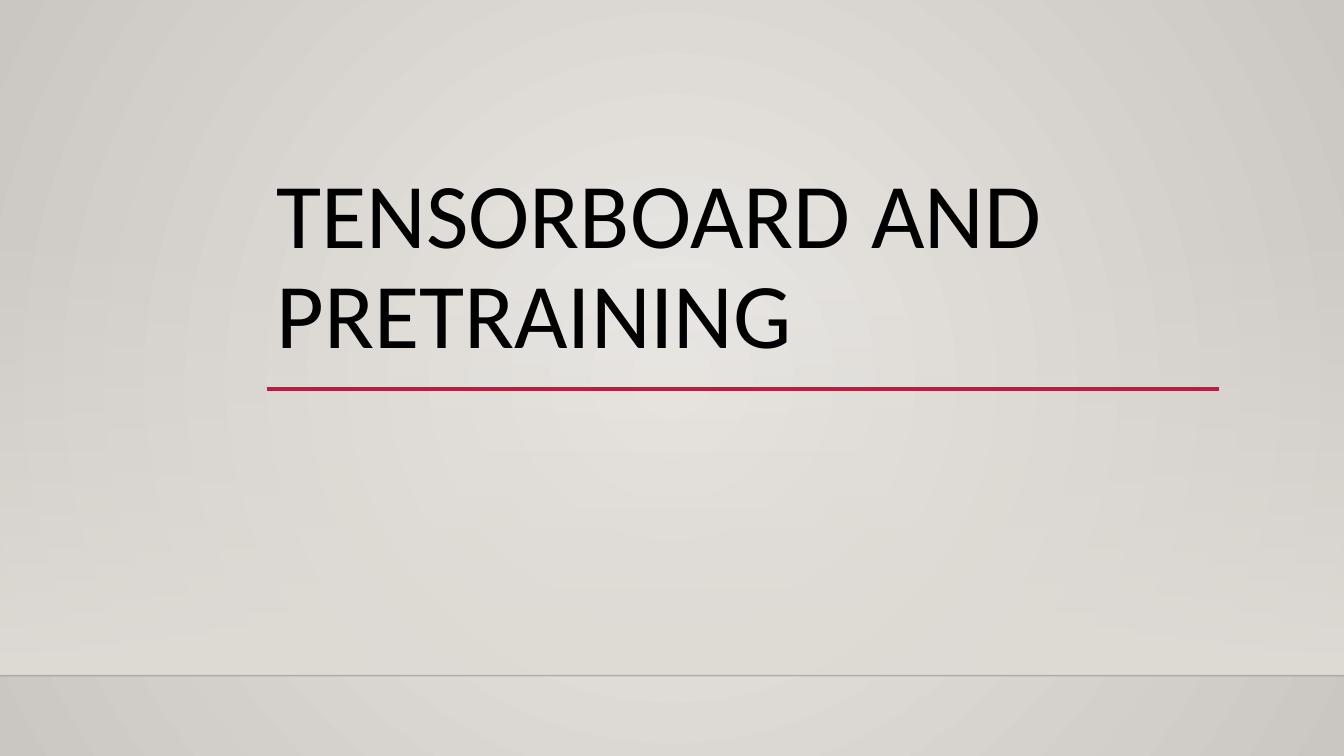
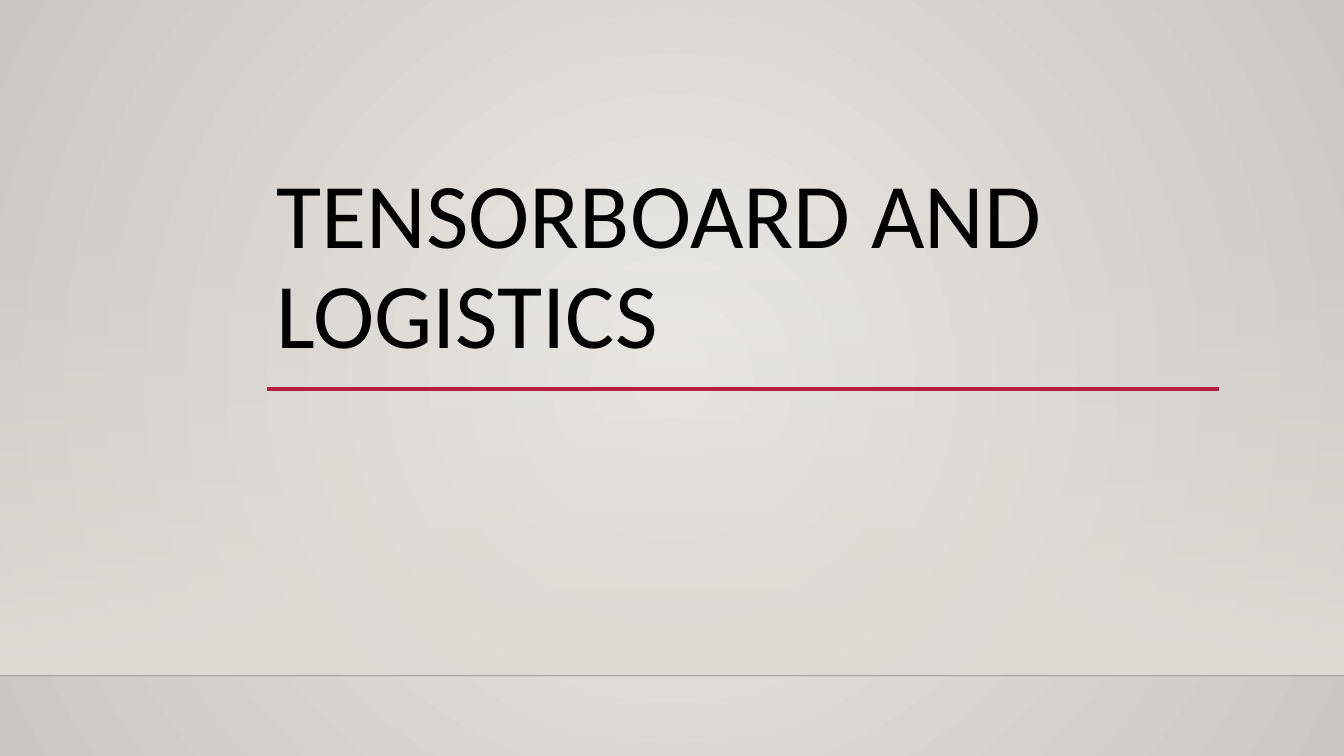
Before and after one commit to calvint13/Intro_to_Machine_Learning_Student_Workbooks, a slide deck: slide 1 of reference_content/Slides/tensorboard_cnn_2.pptx. Drawn at 1344x756 pixels with LibreOffice and Linux fonts; fonts in the diff are those of the drawing; background and template pictures are left out. Boxes give left, top, right and bottom in pixels: in the first picture for what was removed or moved away, otherwise in the second. Text is boxed around its words. In the diff, an @@ line names an element or a change of style, - is before the commit and + after.

```diff
--- a/reference_content/Slides/tensorboard_cnn_2.pptx
+++ b/reference_content/Slides/tensorboard_cnn_2.pptx
@@ title at (277, 188, 1041, 349): text changed @@
-TENSORBOARD AND PRETRAINING
+TENSORBOARD AND LOGISTICS
```
Also in this commit, not shown: 2 other slides changed, 6 slides added, 2 other files.
